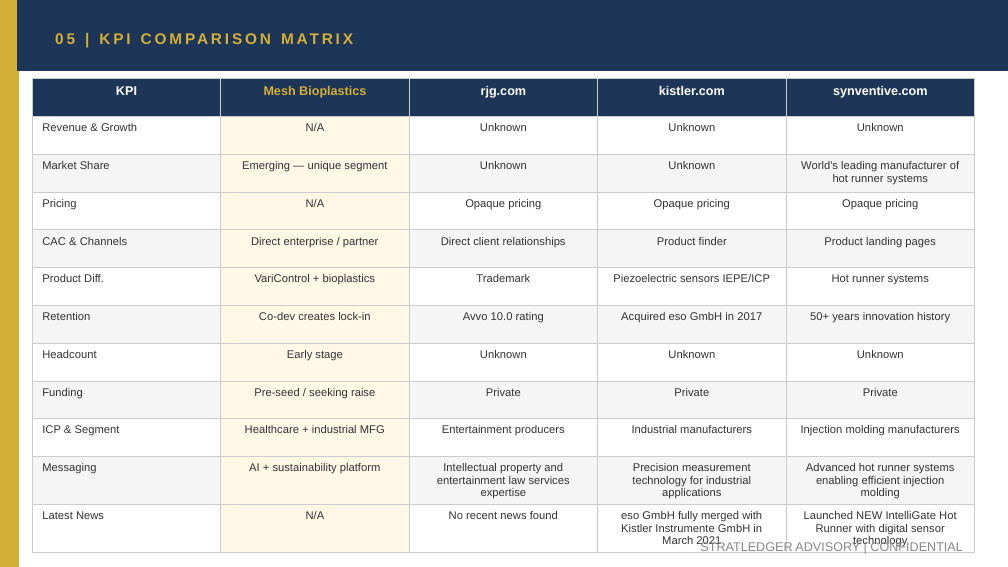
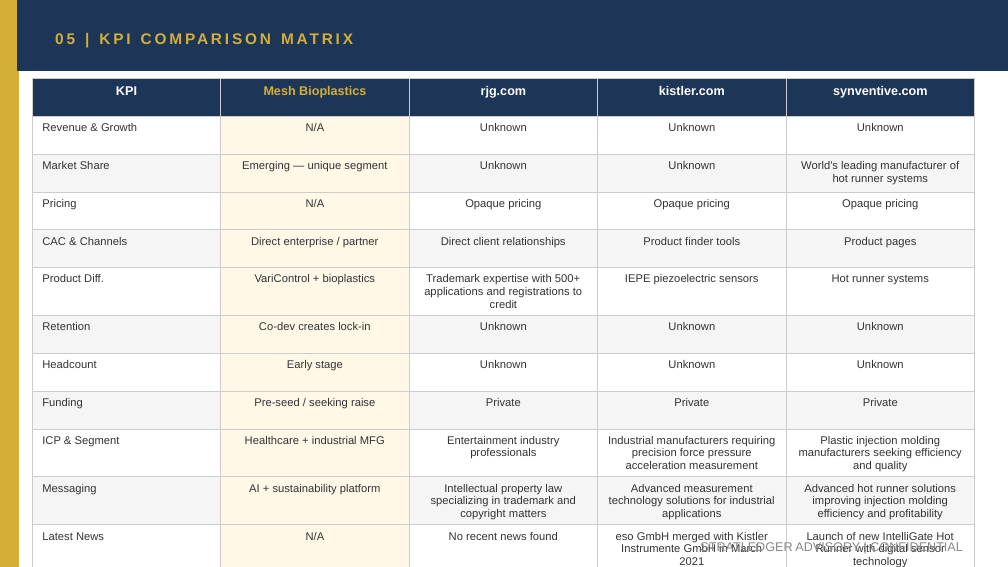
Before and after one commit to apexmakeshop-dot/droplet-commands, a slide deck: slide 9 of mesh_bioplastics_CI_Report.pptx. Drawn at 1008x567 pixels with LibreOffice and Linux fonts; fonts in the diff are those of the drawing. Boxes give left, top, right and bottom in pixels: in the first picture for what was removed or moved away, otherwise in the second. Text is boxed around its words. In the diff, an @@ line names an element or a change of style, - is before the commit and + after.

```diff
--- a/mesh_bioplastics_CI_Report.pptx
+++ b/mesh_bioplastics_CI_Report.pptx
@@ table at (x1=32, y1=79, x2=975, y2=567) @@
-row 5, column 4: Product finder
+row 5, column 4: Product finder tools
-row 5, column 5: Product landing pages
+row 5, column 5: Product pages
-row 6, column 3: Trademark
+row 6, column 3: Trademark expertise with 500+ applications and registrations to credit
-row 6, column 4: Piezoelectric sensors IEPE/ICP
+row 6, column 4: IEPE piezoelectric sensors
-row 7: Retention | Co-dev creates lock-in | Avvo 10.0 rating | Acquired eso GmbH in 2017 | 50+ years innovation history
+row 7: Retention | Co-dev creates lock-in | Unknown | Unknown | Unknown
-row 10: ICP & Segment | Healthcare + industrial MFG | Entertainment producers | Industrial manufacturers | Injection molding manufacturers
+row 10: ICP & Segment | Healthcare + industrial MFG | Entertainment industry professionals | Industrial manufacturers requiring precision force pressure acceleration measurement | Plastic injection molding manufacturers seeking efficiency and quality
-row 11: Messaging | AI + sustainability platform | Intellectual property and entertainment law services expertise | Precision measurement technology for industrial applications | Advanced hot runner systems enabling efficient injection molding
+row 11: Messaging | AI + sustainability platform | Intellectual property law specializing in trademark and copyright matters | Advanced measurement technology solutions for industrial applications | Advanced hot runner solutions improving injection molding efficiency and profitability
-row 12, column 4: eso GmbH fully merged with Kistler Instrumente GmbH in March 2021
+row 12, column 4: eso GmbH merged with Kistler Instrumente GmbH in March 2021
-row 12, column 5: Launched NEW IntelliGate Hot Runner with digital sensor technology
+row 12, column 5: Launch of new IntelliGate Hot Runner with digital sensor technology
```
Also in this commit, not shown: 4 other slides changed.
